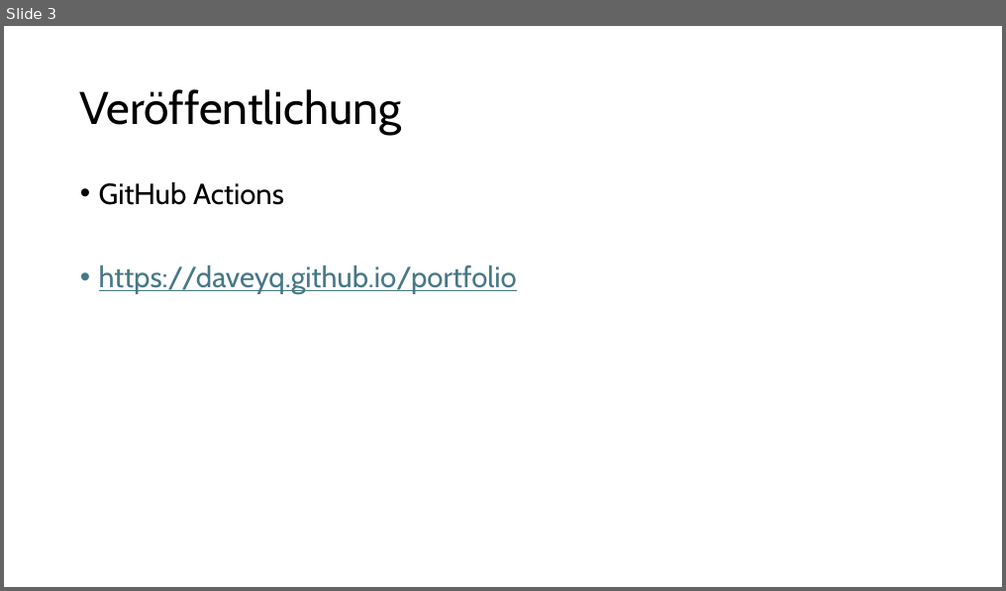
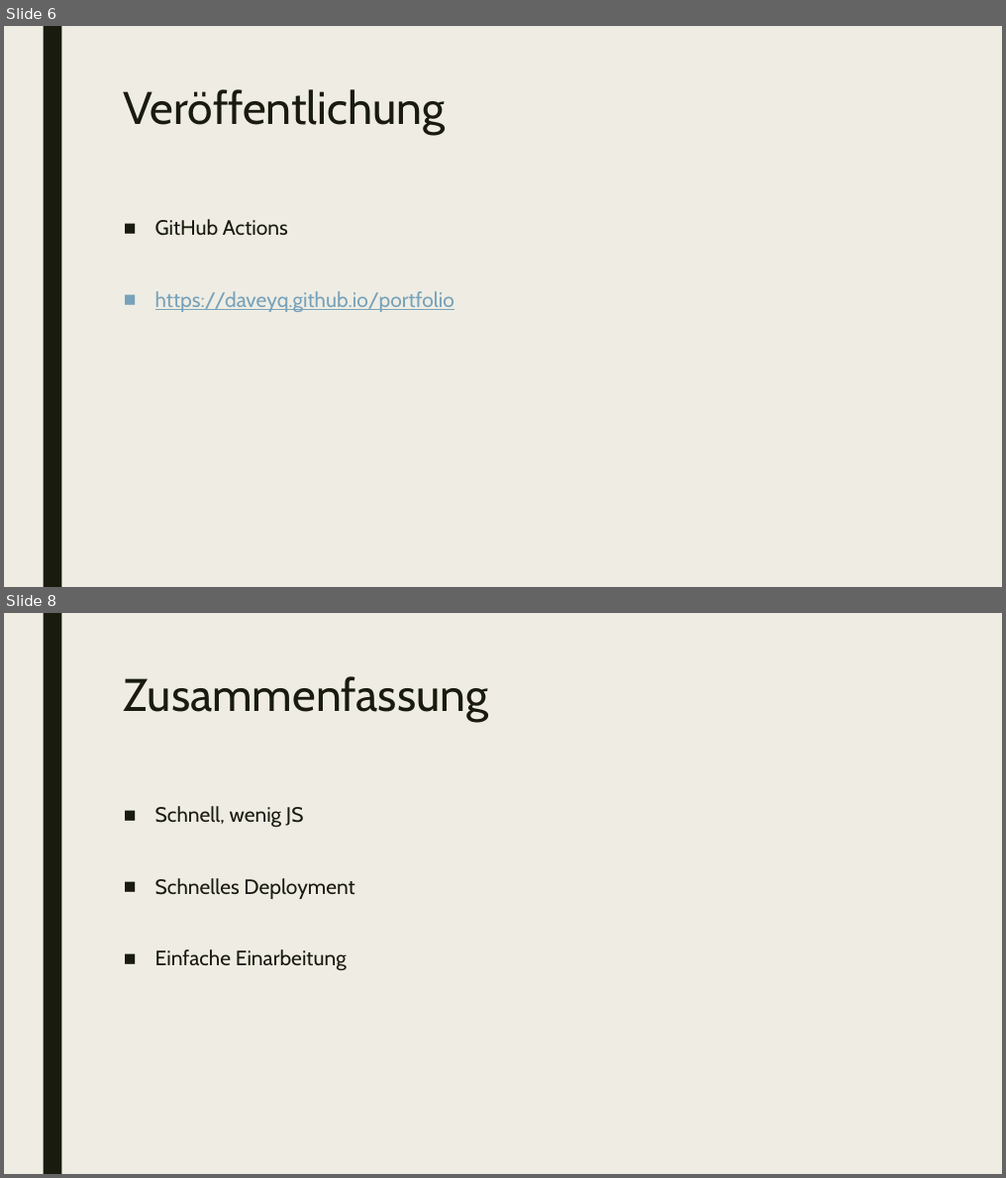
Before and after one commit to daveYQ/Portfolio, a slide deck: Praesentation.pptx. Shown one above the other, each under a label of ours: slide 3 before the commit, slides 6 and 8 after it; the slides between them are not shown. The pictures are 1006x591 and 1006x1178 pixels, drawn with LibreOffice and Linux fonts; fonts in the diff are those of the drawing. Boxes give left, top, right and bottom in pixels: in the first picture for what was removed or moved away, otherwise in the second. Text is boxed around its words. In the diff, an @@ line names an element or a change of style, - is before the commit and + after.

```diff
--- a/Praesentation.pptx
+++ b/Praesentation.pptx
@@ slide 8 added at <box>4,613,1002,1174</box>, background #EFEDE3; not listed: 1 template element that a slide beside it also shows @@
@@ title added at <box>124,676,488,722</box>, 44 pt, text #191B0E @@
+Zusammenfassung
@@ text added at <box>155,806,354,971</box>, 20 pt, text #191B0E @@
+■ Schnell, wenig JS
+■ Schnelles Deployment
+■ Einfache Einarbeitung
@@ what was slide 3 is now slide 6 @@
@@ slide 6 changed as well @@
@@ background #FFFFFF to #EFEDE3 @@
@@ rectangle added at <box>43,26,61,587</box>, fill #191B0E @@
@@ title "Veröffentlichung": place and size @@
-title "Veröffentlichung" at <box>80,89,402,135</box>
+title "Veröffentlichung" at <box>124,89,446,135</box>
@@ title "Veröffentlichung" at <box>124,89,446,135</box>: text colour #000000 to #191B0E; line spacing 0.9 to 0.89; vertical alignment middle to top @@
@@ text "GitHub Actions": place and size @@
-text "GitHub Actions" at <box>99,182,517,294</box>
+text "GitHub Actions" at <box>155,219,454,312</box>
@@ text "GitHub Actions" at <box>155,219,454,312</box>: size 28 to 20 pt; text colour #000000 to #191B0E in "GitHub Actions"; text colour #467886 to #77A2BB in "https://daveyq.github.io/portfolio"; bullet • to ■; line spacing 0.9 to 0.94; more space between paragraphs @@
```
Also in this commit, not shown: 4 other slides changed, 3 other slides added.
